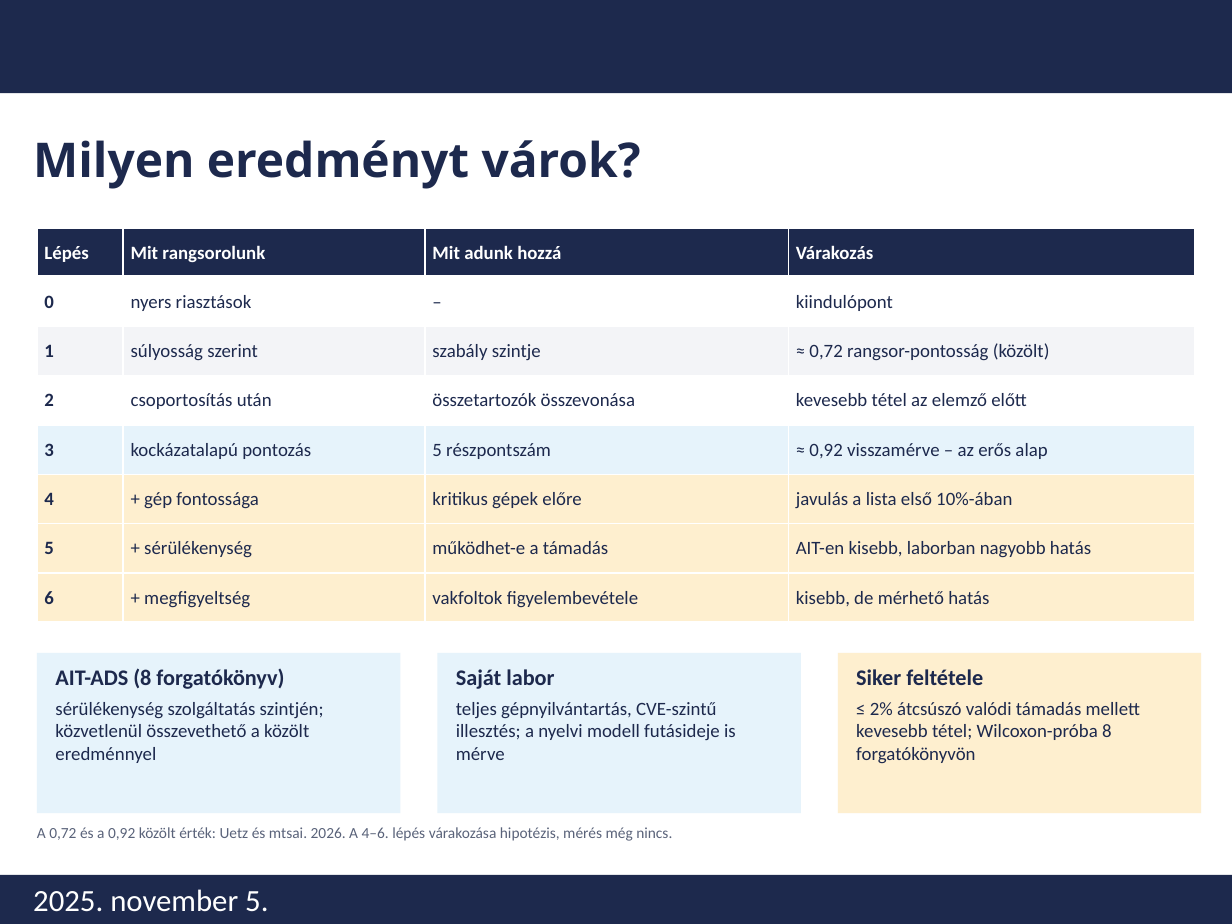
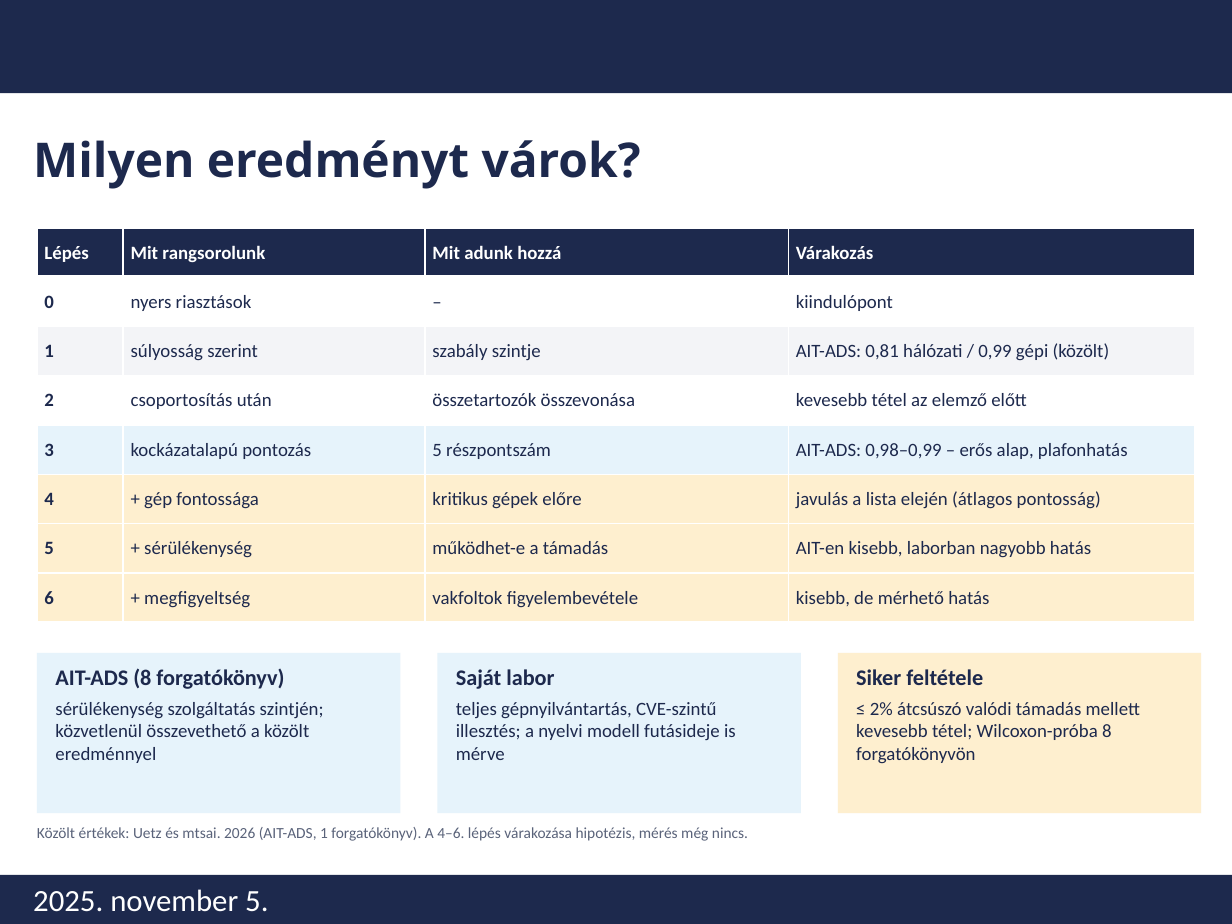
Before and after one commit to nagyjozsef0311/diplomamunka-alert-aggregation, a slide deck: slide 7 of docs/prezentaciok/kutatasi_eredmenyek_2026-10-14.pptx. Drawn at 1232x924 pixels with LibreOffice and Linux fonts; fonts in the diff are those of the drawing; background and template pictures are left out. Boxes give left, top, right and bottom in pixels: in the first picture for what was removed or moved away, otherwise in the second. Text is boxed around its words. In the diff, an @@ line names an element or a change of style, - is before the commit and + after.

```diff
--- a/docs/prezentaciok/kutatasi_eredmenyek_2026-10-14.pptx
+++ b/docs/prezentaciok/kutatasi_eredmenyek_2026-10-14.pptx
@@ table at (37, 228, 1195, 622) @@
-row 3, column 4: ≈ 0,72 rangsor-pontosság (közölt)
+row 3, column 4: AIT-ADS: 0,81 hálózati / 0,99 gépi (közölt)
-row 5, column 4: ≈ 0,92 visszamérve – az erős alap
+row 5, column 4: AIT-ADS: 0,98–0,99 – erős alap, plafonhatás
-row 6, column 4: javulás a lista első 10%-ában
+row 6, column 4: javulás a lista elején (átlagos pontosság)
@@ text at (37, 827, 748, 841): text changed @@
-A 0,72 és a 0,92 közölt érték: Uetz és mtsai. 2026. A 4–6. lépés várakozása hipotézis, mérés még nincs.
+Közölt értékek: Uetz és mtsai. 2026 (AIT-ADS, 1 forgatókönyv). A 4–6. lépés várakozása hipotézis, mérés még nincs.
```
Also in this commit, not shown: 1 other slide changed, 12 other files.
